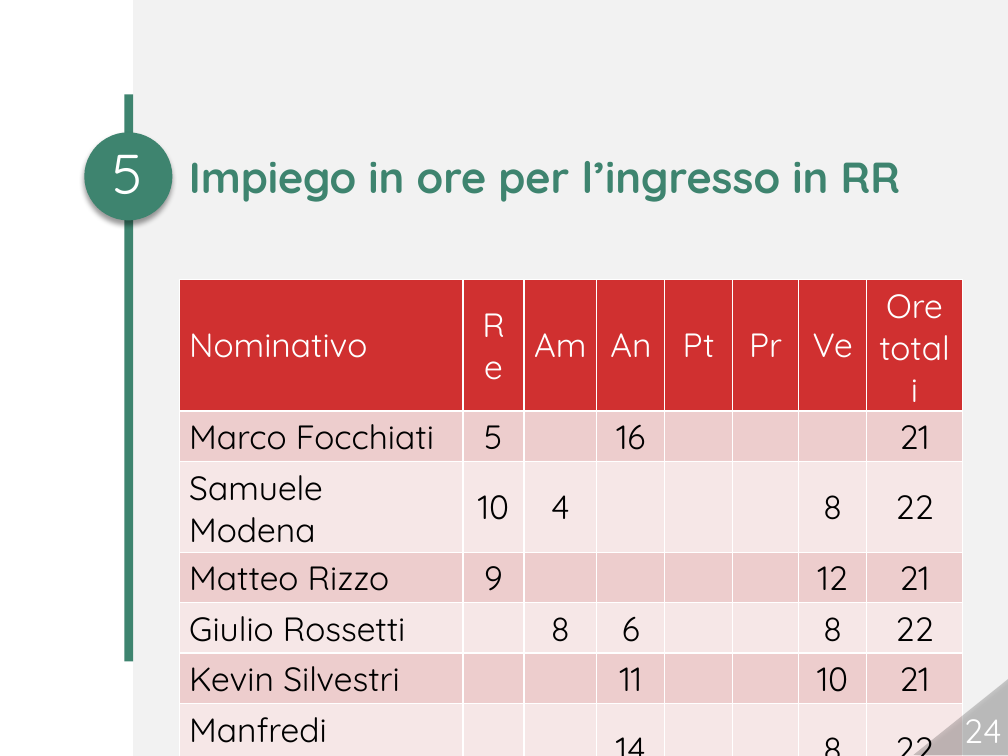
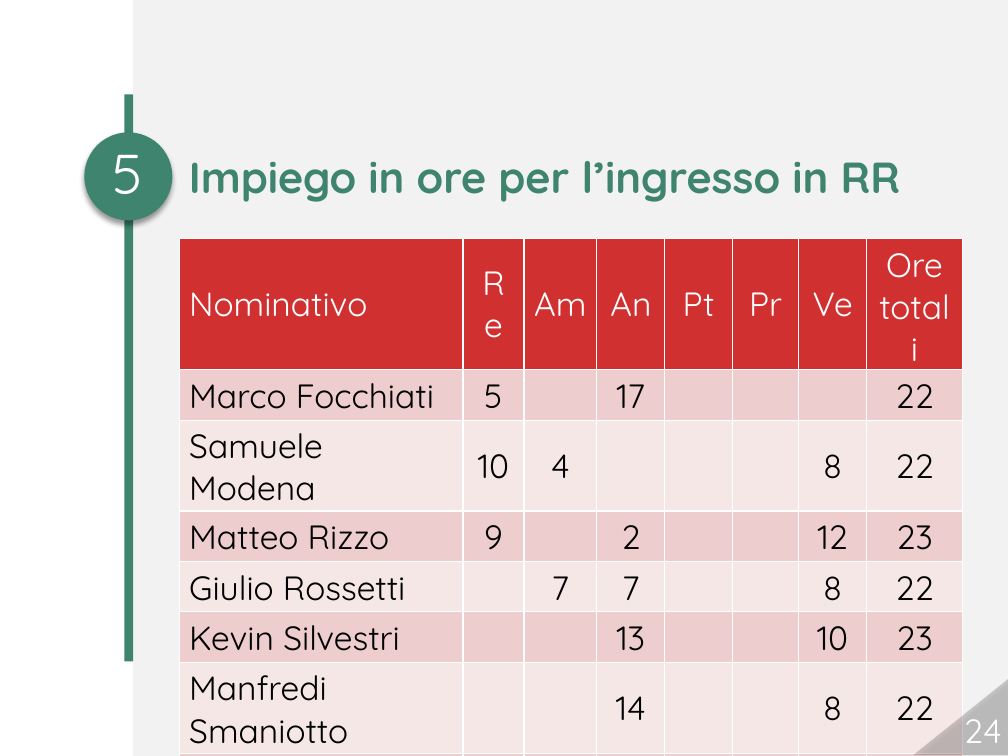
Before and after one commit to Italiaracerx/progettoSWE, a slide deck: slide 24 of Presentazione/Presentazione 26-01-2018.pptx. Drawn at 1008x756 pixels with LibreOffice and Linux fonts; fonts in the diff are those of the drawing; background and template pictures are left out. Boxes give left, top, right and bottom in pixels: in the first picture for what was removed or moved away, otherwise in the second. Text is boxed around its words. In the diff, an @@ line names an element or a change of style, - is before the commit and + after.

```diff
--- a/Presentazione/Presentazione 26-01-2018.pptx
+++ b/Presentazione/Presentazione 26-01-2018.pptx
@@ table at (x1=179, y1=239, x2=963, y2=748) @@
-row 2, column 4: 16
+row 2, column 4: 17
-row 2, column 8: 21
+row 2, column 8: 22
-row 4, column 4: 
+row 4, column 4: 2
-row 4, column 8: 21
+row 4, column 8: 23
-row 5, column 3: 8
+row 5, column 3: 7
-row 5, column 4: 6
+row 5, column 4: 7
-row 6, column 4: 11
+row 6, column 4: 13
-row 6, column 8: 21
+row 6, column 8: 23
-row 9: Ore totali ruolo | 24 | 20 | 61 |  |  | 46 | 151
+row 9: Ore totali effettive | 24 | 19 | 67 |  |  | 46 | 156
+row 10: Ore totali previste | 24 | 20 | 61 |  |  | 46 | 151
@@ table resized from (x1=179, y1=280, x2=963, y2=747) to (x1=179, y1=239, x2=963, y2=748) @@
```
Also in this commit, not shown: 1 other slide changed, 3 other files.
